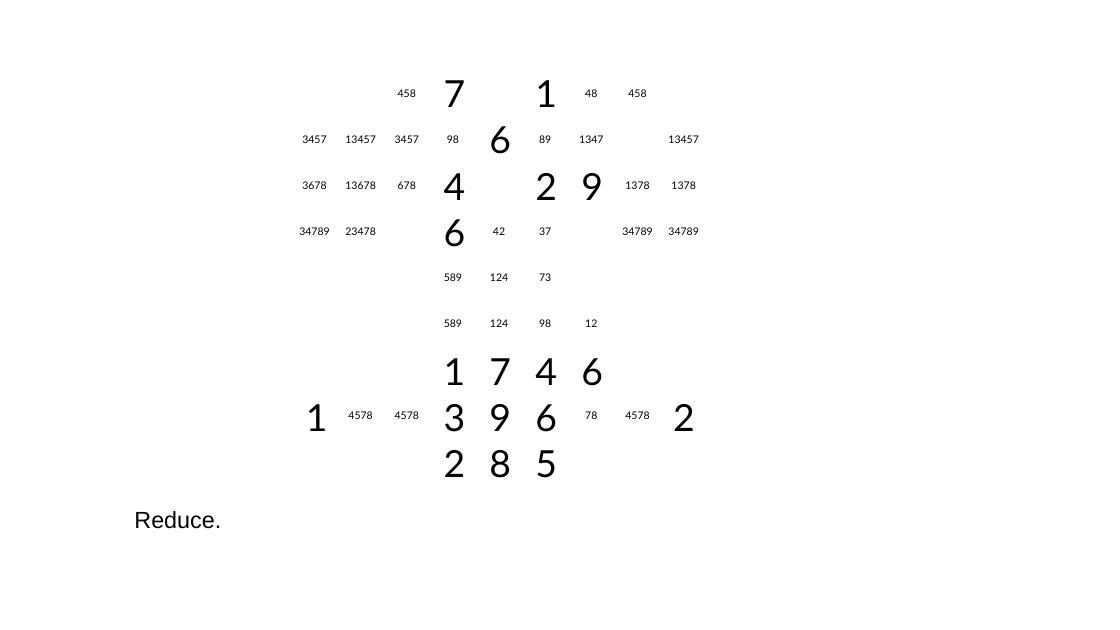
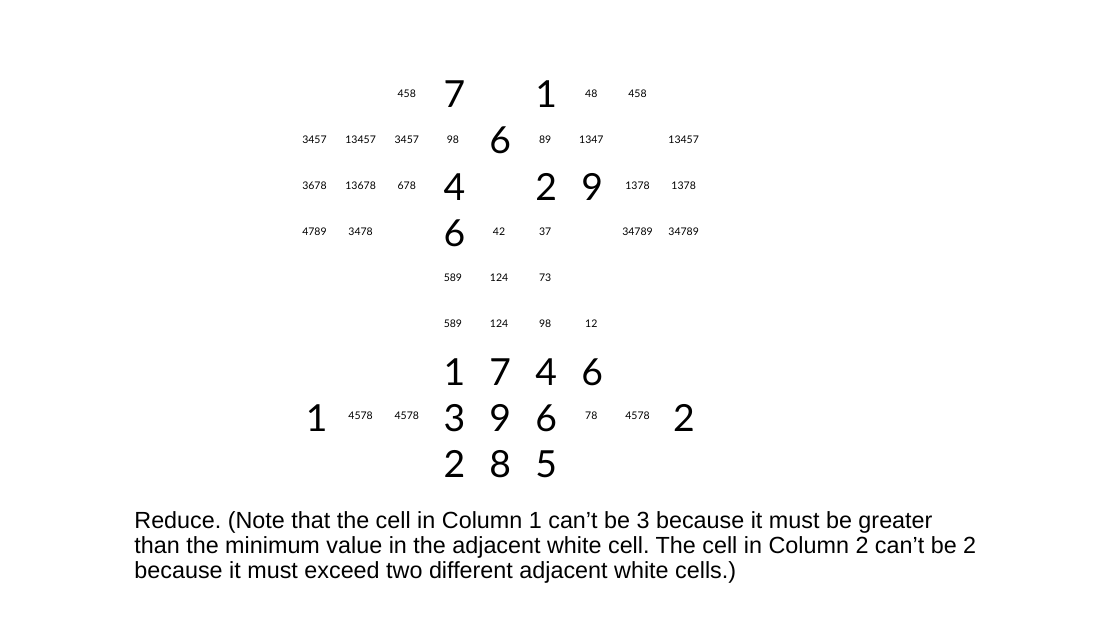
Before and after one commit to jhardis/WSJ_Number_Puzzles, a slide deck: slide 29 of 20260404_2.pptx. Drawn at 1120x630 pixels with LibreOffice and Linux fonts; fonts in the diff are those of the drawing; background and template pictures are left out. Boxes give left, top, right and bottom in pixels: in the first picture for what was removed or moved away, otherwise in the second. Text is boxed around its words. In the diff, an @@ line names an element or a change of style, - is before the commit and + after.

```diff
--- a/20260404_2.pptx
+++ b/20260404_2.pptx
@@ text at (x1=302, y1=227, x2=326, y2=235): text changed @@
-34789
+4789
@@ text at (x1=348, y1=227, x2=372, y2=235): text changed @@
-23478
+3478
@@ text at (x1=134, y1=511, x2=976, y2=583): text changed @@
-Reduce.
+Reduce. (Note that the cell in Column 1 can’t be 3 because it must be greater than the minimum value in the adjacent white cell. The cell in Column 2 can’t be 2 because it must exceed two different adjacent white cells.)
```
Also in this commit, not shown: 30 other slides changed, 3 slides removed.
